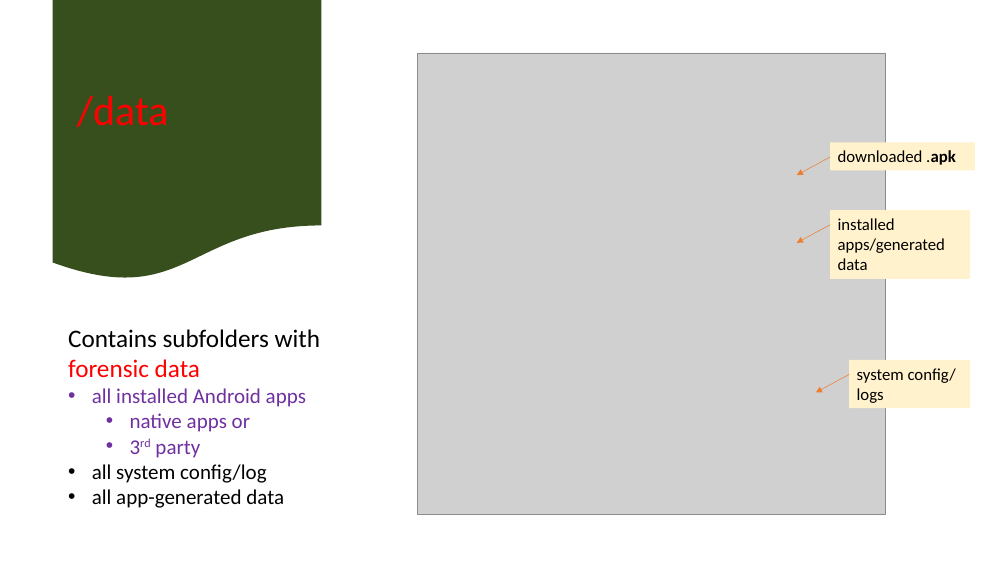
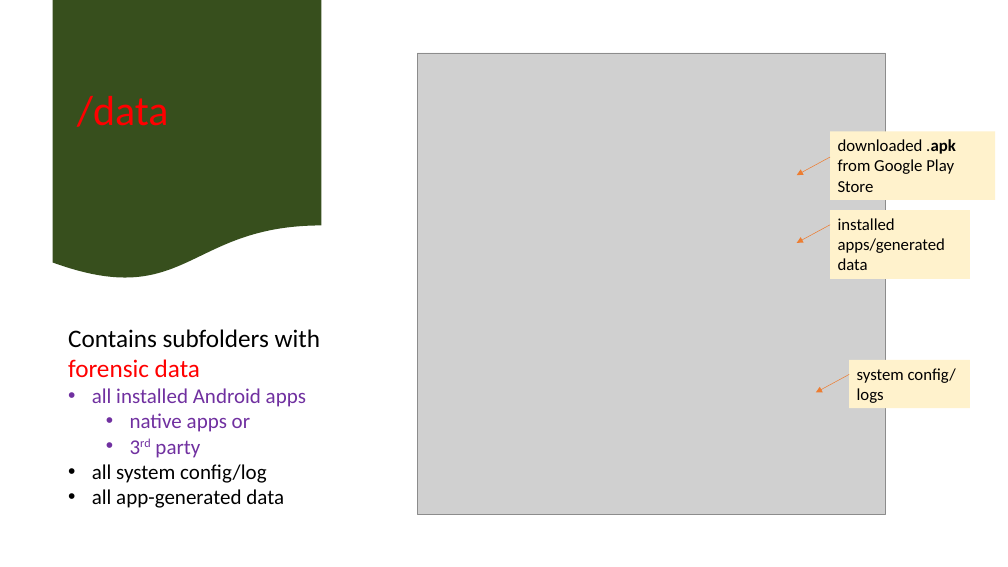
Before and after one commit to frankwxu/digital-forensics-lab, a slide deck: slide 13 of Andriod10/1_Pixel3_Image.pptx (slide 12 before the commit). Drawn at 1008x567 pixels with LibreOffice and Linux fonts; fonts in the diff are those of the drawing; grey boxes stand for pictures; background and template pictures are left out. Boxes give left, top, right and bottom in pixels: in the first picture for what was removed or moved away, otherwise in the second. Text is boxed around its words. In the diff, an @@ line names an element or a change of style, - is before the commit and + after.

```diff
--- a/Andriod10/1_Pixel3_Image.pptx
+++ b/Andriod10/1_Pixel3_Image.pptx
@@ rectangle "downloaded .apk from Google Play ...": place and size @@
-rectangle "downloaded .apk from Google Play ..." at <box>830,142,975,170</box>
+rectangle "downloaded .apk from Google Play ..." at <box>830,132,995,200</box>
@@ text in rectangle at <box>838,139,956,192</box>: text changed @@
-downloaded .apk
+downloaded .apk from Google Play Store
```
Also in this commit, not shown: 6 other slides changed, 5 slides added, 3 other files.
